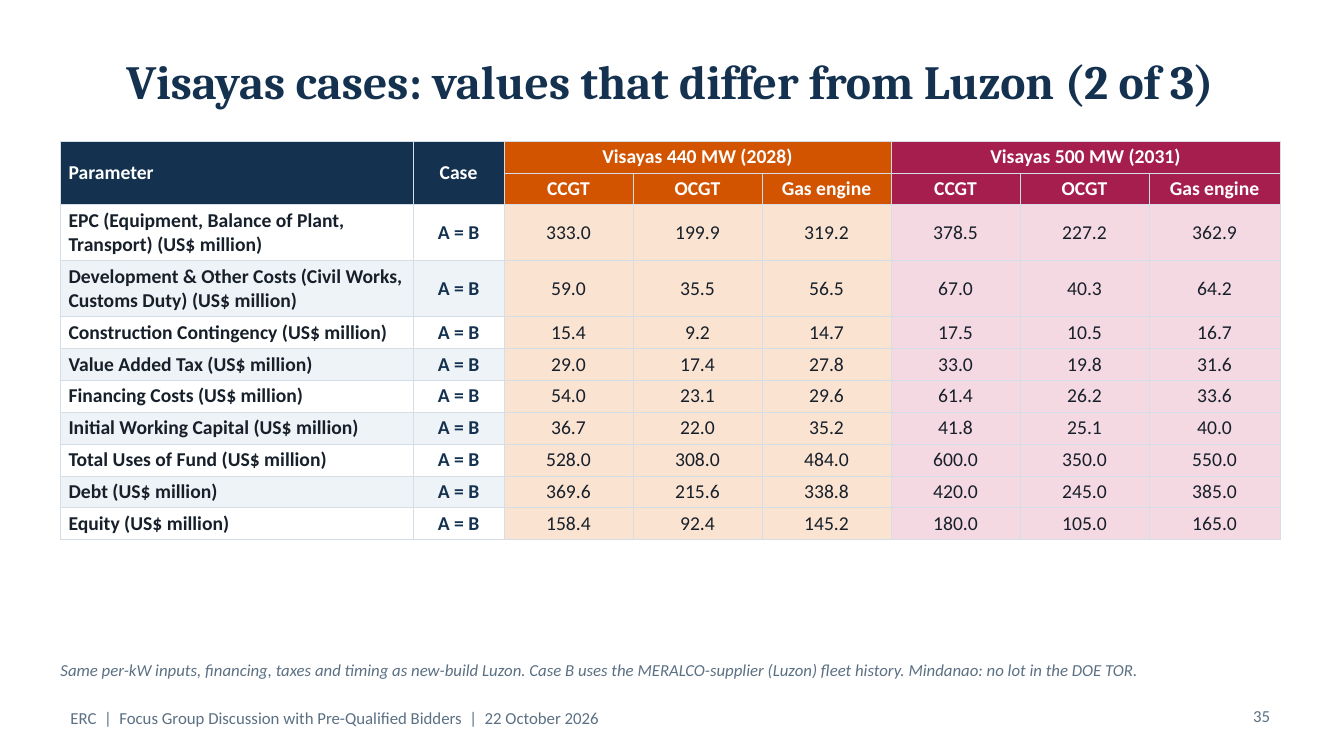
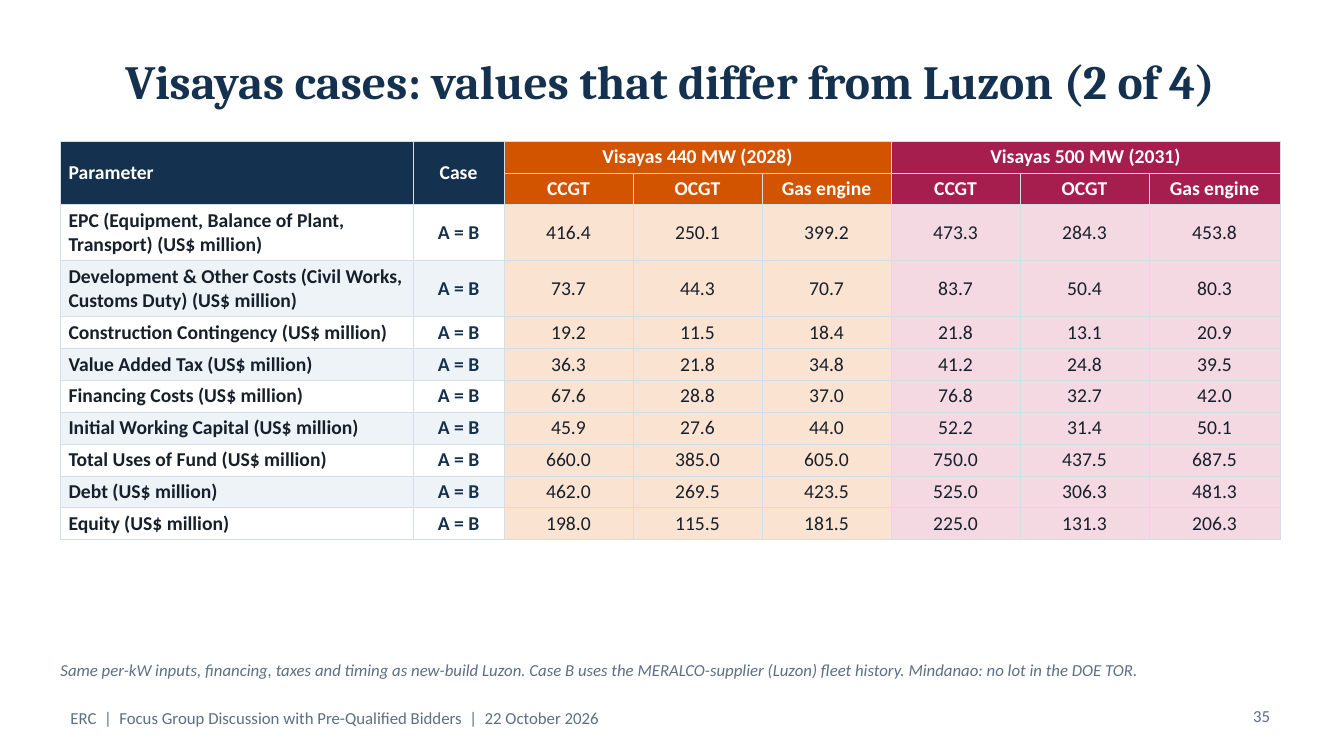
Before and after one commit to polyphase123/Midmerit, a slide deck: slide 35 of ERC_FGD_Model_Assumptions.pptx. Drawn at 1344x756 pixels with LibreOffice and Linux fonts; fonts in the diff are those of the drawing. Boxes give left, top, right and bottom in pixels: in the first picture for what was removed or moved away, otherwise in the second. Text is boxed around its words. In the diff, an @@ line names an element or a change of style, - is before the commit and + after.

```diff
--- a/ERC_FGD_Model_Assumptions.pptx
+++ b/ERC_FGD_Model_Assumptions.pptx
@@ title at [125, 64, 1215, 110]: text changed @@
-Visayas cases: values that differ from Luzon (2 of 3)
+Visayas cases: values that differ from Luzon (2 of 4)
@@ table at [60, 141, 1280, 537] @@
-row 3: EPC (Equipment, Balance of Plant, Transport) (US$ million) | A = B | 333.0 | 199.9 | 319.2 | 378.5 | 227.2 | 362.9
+row 3: EPC (Equipment, Balance of Plant, Transport) (US$ million) | A = B | 416.4 | 250.1 | 399.2 | 473.3 | 284.3 | 453.8
-row 4: Development & Other Costs (Civil Works, Customs Duty) (US$ million) | A = B | 59.0 | 35.5 | 56.5 | 67.0 | 40.3 | 64.2
+row 4: Development & Other Costs (Civil Works, Customs Duty) (US$ million) | A = B | 73.7 | 44.3 | 70.7 | 83.7 | 50.4 | 80.3
-row 5: Construction Contingency (US$ million) | A = B | 15.4 | 9.2 | 14.7 | 17.5 | 10.5 | 16.7
+row 5: Construction Contingency (US$ million) | A = B | 19.2 | 11.5 | 18.4 | 21.8 | 13.1 | 20.9
-row 6: Value Added Tax (US$ million) | A = B | 29.0 | 17.4 | 27.8 | 33.0 | 19.8 | 31.6
+row 6: Value Added Tax (US$ million) | A = B | 36.3 | 21.8 | 34.8 | 41.2 | 24.8 | 39.5
-row 7: Financing Costs (US$ million) | A = B | 54.0 | 23.1 | 29.6 | 61.4 | 26.2 | 33.6
+row 7: Financing Costs (US$ million) | A = B | 67.6 | 28.8 | 37.0 | 76.8 | 32.7 | 42.0
-row 8: Initial Working Capital (US$ million) | A = B | 36.7 | 22.0 | 35.2 | 41.8 | 25.1 | 40.0
+row 8: Initial Working Capital (US$ million) | A = B | 45.9 | 27.6 | 44.0 | 52.2 | 31.4 | 50.1
-row 9: Total Uses of Fund (US$ million) | A = B | 528.0 | 308.0 | 484.0 | 600.0 | 350.0 | 550.0
+row 9: Total Uses of Fund (US$ million) | A = B | 660.0 | 385.0 | 605.0 | 750.0 | 437.5 | 687.5
-row 10: Debt (US$ million) | A = B | 369.6 | 215.6 | 338.8 | 420.0 | 245.0 | 385.0
+row 10: Debt (US$ million) | A = B | 462.0 | 269.5 | 423.5 | 525.0 | 306.3 | 481.3
-row 11: Equity (US$ million) | A = B | 158.4 | 92.4 | 145.2 | 180.0 | 105.0 | 165.0
+row 11: Equity (US$ million) | A = B | 198.0 | 115.5 | 181.5 | 225.0 | 131.3 | 206.3
```
Also in this commit, not shown: 11 other slides changed, 1 slide added, 25 other files.
